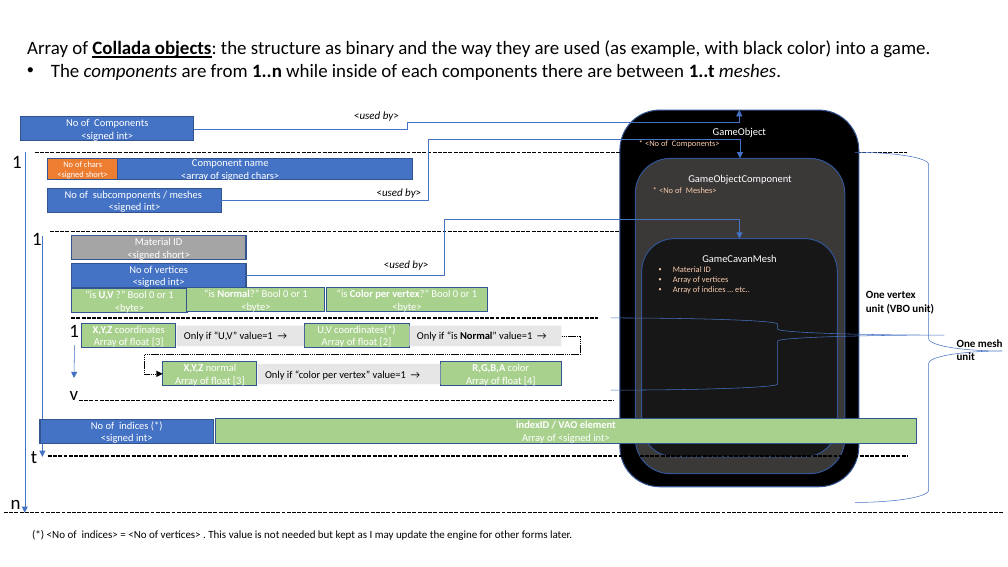
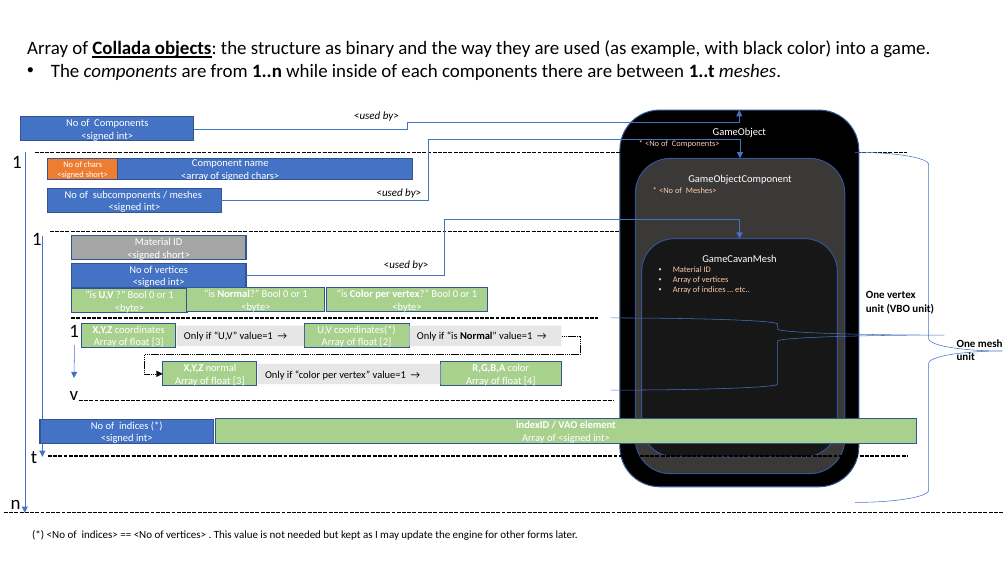
Before and after one commit to george2209/Collada_FBX_to_binary, a slide deck: slide 9 of docs/DAE to binary structure_20220326.pptx. Drawn at 1008x567 pixels with LibreOffice and Linux fonts; fonts in the diff are those of the drawing. Boxes give left, top, right and bottom in pixels: in the first picture for what was removed or moved away, otherwise in the second. Text is boxed around its words. In the diff, an @@ line names an element or a change of style, - is before the commit and + after.

```diff
--- a/docs/DAE to binary structure_20220326.pptx
+++ b/docs/DAE to binary structure_20220326.pptx
@@ text at (x1=47, y1=530, x2=578, y2=540): text changed @@
-(*) <No of indices> = <No of vertices> . This value is not needed but kept as I may update the engine for other forms later.
+(*) <No of indices> == <No of vertices> . This value is not needed but kept as I may update the engine for other forms later.
```
Also in this commit, not shown: 1 other file.
